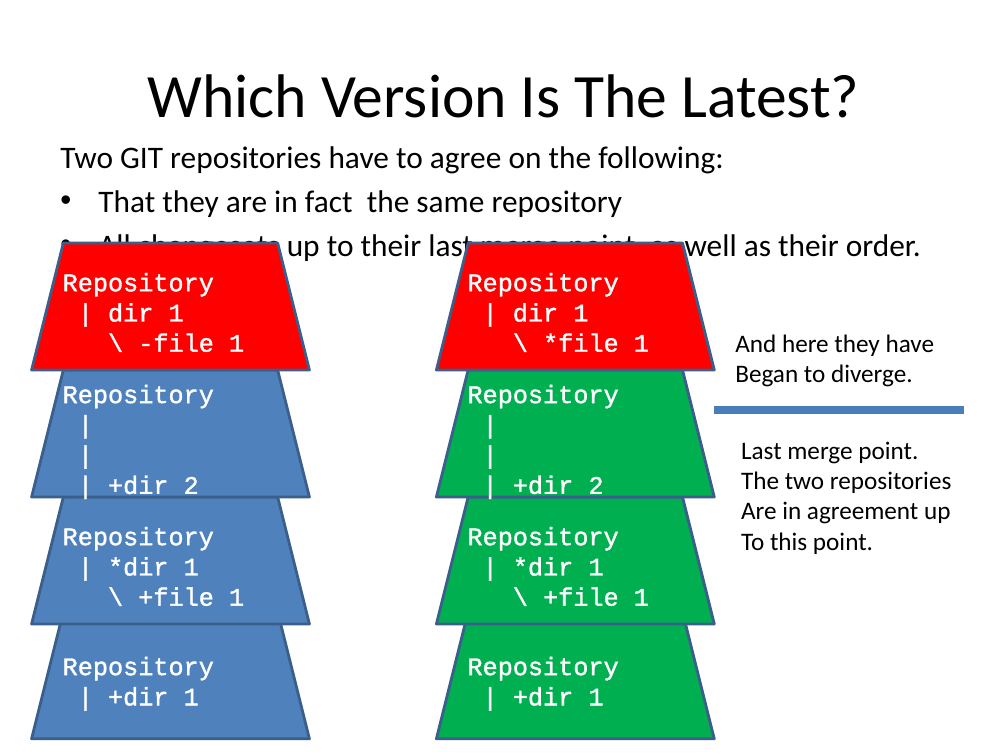
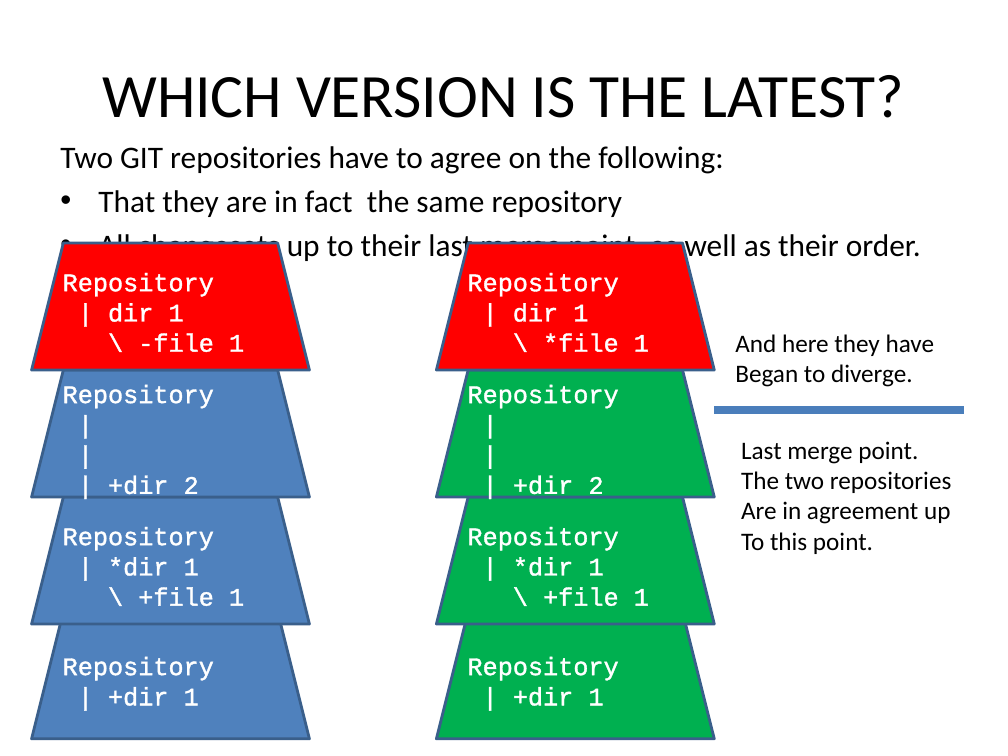
Before and after one commit to kangelov/gitdemo, a slide deck: slide 9 of powerpoint/An Introduction to GIT.pptx. Drawn at 1008x756 pixels with LibreOffice and Linux fonts; fonts in the diff are those of the drawing. Boxes give left, top, right and bottom in pixels: in the first picture for what was removed or moved away, otherwise in the second. Text is boxed around its words. In the diff, an @@ line names an element or a change of style, - is before the commit and + after.

```diff
--- a/powerpoint/An Introduction to GIT.pptx
+++ b/powerpoint/An Introduction to GIT.pptx
@@ title at box(102, 75, 905, 118): text changed @@
-Which Version Is The Latest?
+WHICH VERSION IS THE LATEST?
```
Also in this commit, not shown: 14 other slides changed, 2 slides added.
